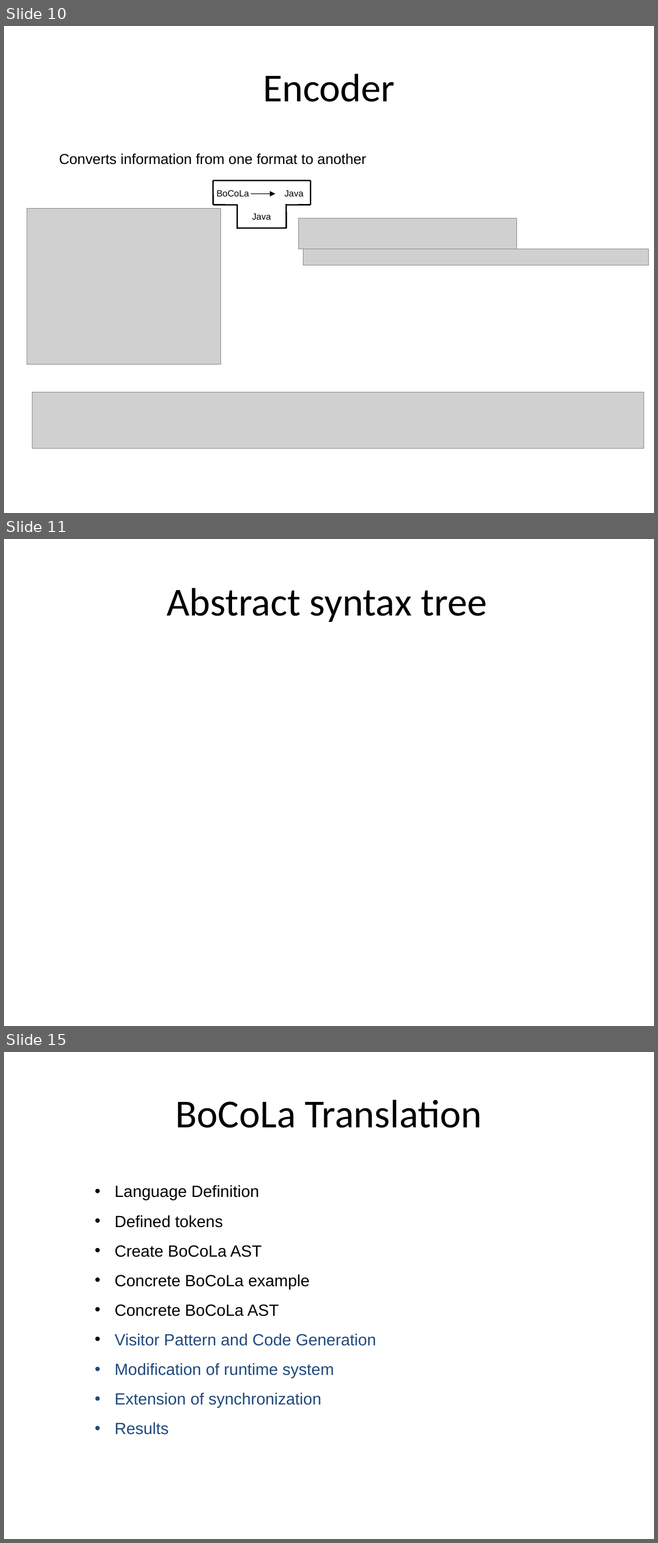
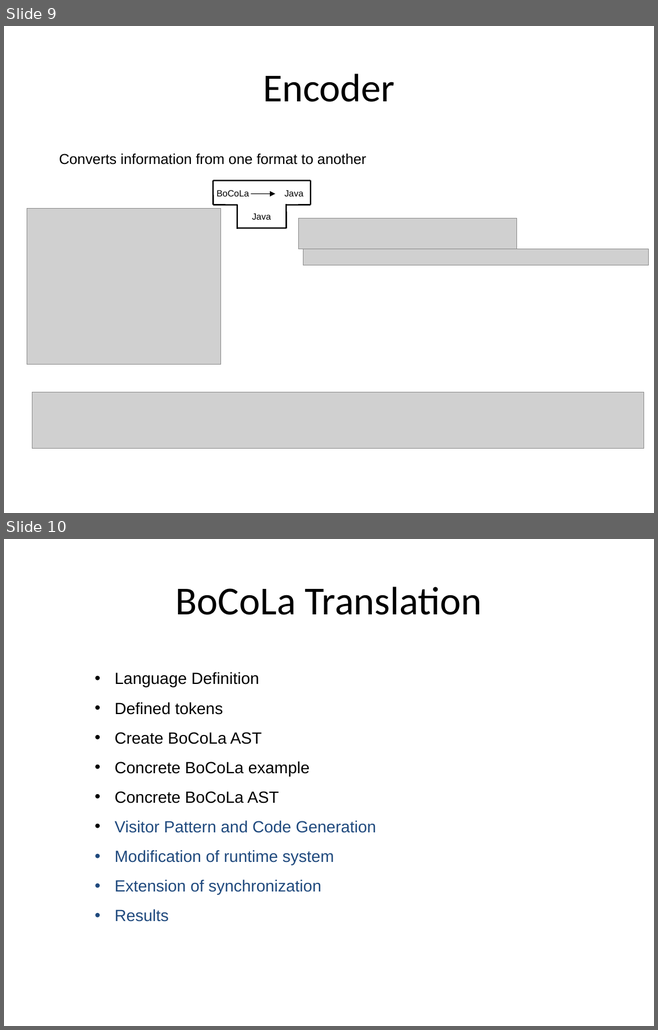
Before and after one commit to isurup/kalle-martin-group, a slide deck: SSE2/slides/1 Analysis.ppt. Shown one above the other, each under a label of ours: slides 10, 11 and 15 before the commit, slides 9 and 10 after it; the slides between them are not shown. The pictures are 658x1543 and 658x1030 pixels, drawn with LibreOffice and Linux fonts; fonts in the diff are those of the drawing; grey boxes stand for pictures. Boxes give left, top, right and bottom in pixels: in the first picture for what was removed or moved away, otherwise in the second. Text is boxed around its words. In the diff, an @@ line names an element or a change of style, - is before the commit and + after.

```diff
--- a/SSE2/slides/1 Analysis.ppt
+++ b/SSE2/slides/1 Analysis.ppt
@@ slide 11 removed at [4,539,654,1026], background #FFFFFF @@
@@ title removed at [166,588,487,622] @@
-Abstract syntax tree
@@ what was slide 10 is now slide 9 @@
@@ what was slide 15 is now slide 10 @@
```
Also in this commit, not shown: 1 slide changed, 2 slides added, 8 other slides removed.
